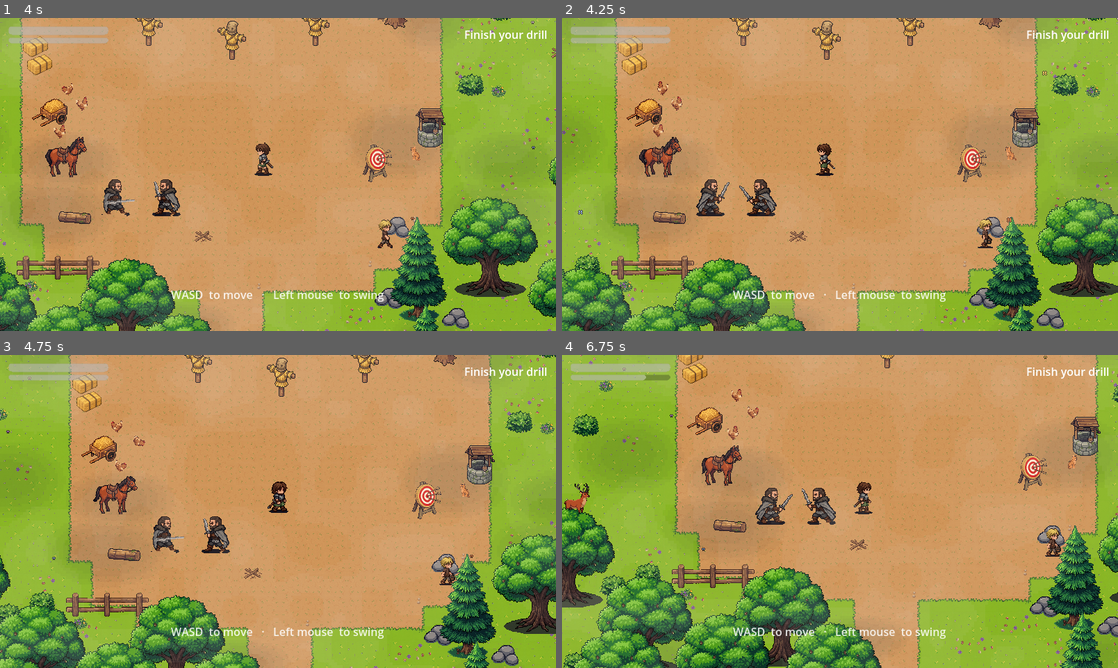
Above: before the commit, frames 1-4 (two rows, left to right).
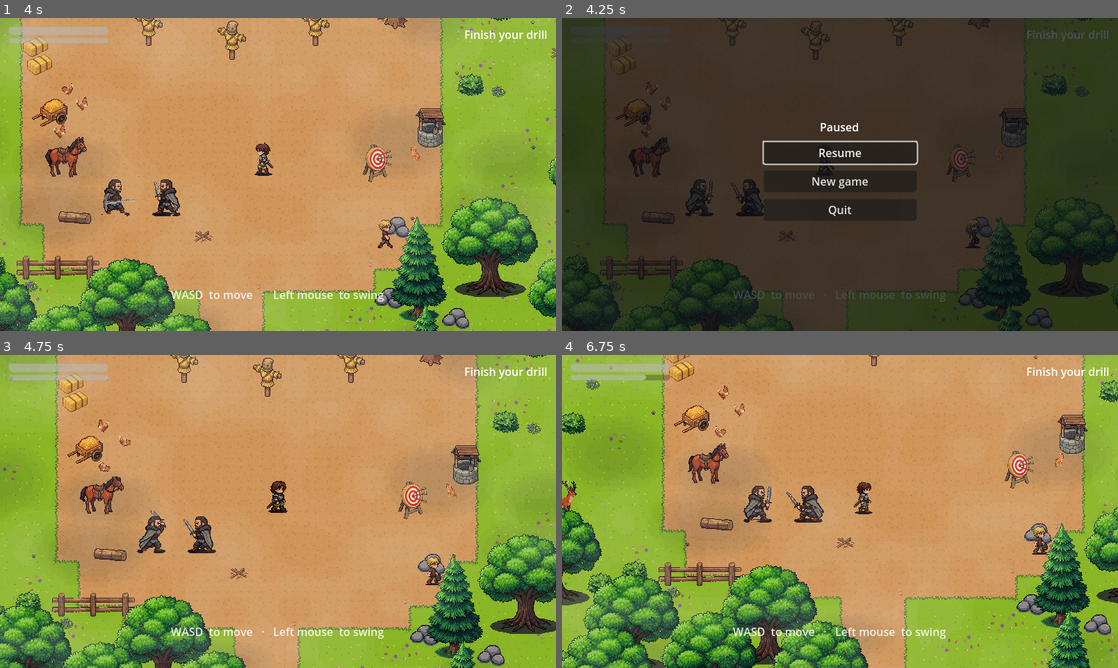
Above: after the commit, the same moments.

Repository: Ragefx/ASOIAF
Game: Godot game, scene res://scenes/Main.tscn
Two runs of this game, one before a commit and one after it. Both use one fixed random seed, a clock stepped at 60 frames per second and the inputs below.
Inputs (mouse positions are in pixels of both pictures, inside the frame that each line leads up to):
- Up to frame 1 (4 s): move the mouse to (400, 158) at 0.52 s; hold D (move_right) 0.53-1.28 s; hold Shift (run) 0.53-1.28 s; click (400, 158) at 0.67 s; move the mouse to (166, 190) at 1.27 s; hold S (move_down) 1.28-2.03 s; click (166, 190) at 1.35 s; tap Shift (run) at 1.55, 2.3, 3.05 s; move the mouse to (333, 105) at 2.02 s; hold D (move_right) 2.03-2.78 s; hold Space (dodge) 2.03-2.78 s; move the mouse to (250, 237) at 2.77 s; hold W (move_up) 2.78-3.53 s; tap E (interact) at 2.85 s; click (250, 237) at 2.92 s; move the mouse to (444, 221) at 3.52 s; hold A (move_left) from 3.53 s (still down); hold Shift (run) from 3.53 s (still down)
- Up to frame 2 (4.25 s): keep holding A (move_left); keep holding Shift (run); tap Escape (ui_cancel) at 4.15 s
- Up to frame 3 (4.75 s): release A (move_left) at 4.25 s; release Shift (run) at 4.25 s; click (278, 489) at 4.25 s, where only the run after the commit has a clickable "Resume"
- Up to frame 4 (6.75 s): move the mouse to (673, 464) at 5.02 s; hold A (move_left) 5.03-5.78 s; tap Shift (run) at 5.1, 6.05 s; move the mouse to (867, 511) at 5.77 s; press the mouse at (867, 511) at 5.78 s; hold S (move_down) 5.78-6.53 s; move the mouse to (756, 433) at 6.52 s; release the mouse at (756, 433) at 6.53 s; hold D (move_right) from 6.53 s (still down); tap Space (dodge) at 6.6 s

Frame 1 is identical in both runs. In frame 2, 98% of the frame differs, in the area x 0-100%, y 0-100%; in frame 3, 27%; in frame 4, 31%.

Commit message:
Play each scene's music, add a pause menu, list the art still to make
- SceneDirector plays the music bed of the scene now playing out on a
  level (the latest scene there whose flags are met), and a dialogue
  line can change it: the sentence (s1_03 n50) and the carcass (s1_04
  n10) are played in silence, as their stage directions ask. No music
  files exist yet, so for now this only logs what it would play.
- Esc pauses: Resume, New game (asks twice, forgets the autosave and
  every flag, reopens Chapter 1), Quit. Until now an autosave meant the
  game could never be started over from inside it.
- tools/godot/test_systems.gd: music per level and by line, autosave and
  continue restoring level/flags/quests, pause and New game - 17 checks,
  all pass.
- docs/ART_BACKLOG.md: every piece of art the rest of Act 1 needs, with
  prompts' intent and costs (about 1,000 credits), so it can be approved
  in one pass; plus the audio decision.

Co-Authored-By: Claude Opus 5.5 <noreply@anthropic.com>
Claude-Session: https://claude.ai/code/session_01CpyvPmprieFHcwKXWyZVJW

Diff:
--- a/autoload/dialogue_system.gd
+++ b/autoload/dialogue_system.gd
@@ -100,6 +100,11 @@
 			_finish()
 		return
 
+	# A line can change the score as it is spoken: "none" is the scripted silence at
+	# the execution and at the carcass.
+	if node.has("music"):
+		AudioManager.play_music(String(node["music"]))
+
 	line_shown.emit(
 		String(node.get("speaker", "narrator")),
 		String(node.get("portrait", "")),
--- a/autoload/scene_director.gd
+++ b/autoload/scene_director.gd
@@ -47,6 +47,7 @@
 	_place_player(level, spawn)
 
 	level_changed.emit(level_id)
+	_play_level_music(level_id)
 	await _fade_in()
 	is_transitioning = false
 	transition_finished.emit()
@@ -89,6 +90,19 @@
 		DialogueSystem.start_scene(act_id, String(first["scene_id"]))
 
 
+## The music bed of the scene now playing out on this level: the latest scene in the
+## act that takes place here and whose requires_flags are met (the castle yard is
+## scene 2's before the pups are found and scene 5's after). Dialogue nodes can
+## override it with their own "music" key - see DialogueSystem._goto().
+func _play_level_music(level_id: String) -> void:
+	var track := ""
+	for scene in DialogueSystem.get_act(GameManager.current_act).get("scenes", []):
+		if scene.get("level") == level_id and GameManager.check_flags(scene.get("requires_flags", [])):
+			track = String(scene.get("music", ""))
+	if track != "":
+		AudioManager.play_music(track)
+
+
 ## Enters a scene's graph part-way, for trigger volumes and the wave director.
 func play_scene(scene_id: String, from_node: String = "") -> void:
 	DialogueSystem.start_scene(GameManager.current_act, scene_id, from_node)
--- a/data/scenes/act_1.json
+++ b/data/scenes/act_1.json
@@ -746,7 +746,8 @@
               "!act1_deserter_executed"
             ],
             "direction": "The camera leaves Torren here and drifts to Bran. It stays on Bran until the scene ends. It never frames the block.",
-            "next": "n51"
+            "next": "n51",
+            "music": "none"
           },
           "n51": {
             "speaker": "eddard_stark",
@@ -831,7 +832,8 @@
             "next": "n11",
             "requires_flags": [
               "!act1_saw_direwolf"
-            ]
+            ],
+            "music": "none"
           },
           "n11": {
             "speaker": "theon_greyjoy",
--- a/scenes/Main.tscn
+++ b/scenes/Main.tscn
@@ -1,8 +1,9 @@
-[gd_scene load_steps=4 format=3]
+[gd_scene load_steps=5 format=3]
 
 [ext_resource type="Script" path="res://scripts/ui/main.gd" id="1"]
 [ext_resource type="PackedScene" path="res://scenes/ui/DialogueUI.tscn" id="2"]
 [ext_resource type="PackedScene" path="res://scenes/ui/HUD.tscn" id="3"]
+[ext_resource type="Script" path="res://scripts/ui/pause_menu.gd" id="4"]
 
 [node name="Main" type="Node"]
 script = ExtResource("1")
@@ -25,3 +26,6 @@
 anchor_bottom = 1.0
 color = Color(0, 0, 0, 1)
 mouse_filter = 2
+
+[node name="PauseMenu" type="CanvasLayer" parent="."]
+script = ExtResource("4")
--- /dev/null
+++ b/scripts/ui/pause_menu.gd
@@ -0,0 +1,82 @@
+extends CanvasLayer
+## Esc pauses the game: Resume, New game, Quit. The game otherwise always continues
+## from its autosave on launch (scripts/ui/main.gd), so this is the only way back to
+## the start of Chapter 1 short of deleting user://saves by hand. New game asks twice.
+
+var _panel: Control
+var _new_game: Button
+var _confirming := false
+
+
+func _ready() -> void:
+	layer = 90
+	process_mode = Node.PROCESS_MODE_ALWAYS
+	_build()
+	_panel.visible = false
+
+
+func _unhandled_input(event: InputEvent) -> void:
+	if event.is_action_pressed("ui_cancel") and not SceneDirector.is_transitioning:
+		_set_open(not _panel.visible)
+		get_viewport().set_input_as_handled()
+
+
+func _set_open(open: bool) -> void:
+	_panel.visible = open
+	get_tree().paused = open
+	_confirming = false
+	_new_game.text = "New game"
+	if open:
+		_panel.get_node("Box/Resume").grab_focus()
+
+
+func _build() -> void:
+	_panel = ColorRect.new()
+	(_panel as ColorRect).color = Color(0.03, 0.04, 0.06, 0.72)
+	_panel.set_anchors_preset(Control.PRESET_FULL_RECT)
+	add_child(_panel)
+	var box := VBoxContainer.new()
+	box.name = "Box"
+	box.set_anchors_preset(Control.PRESET_CENTER)
+	box.add_theme_constant_override("separation", 10)
+	box.custom_minimum_size = Vector2(220, 0)
+	box.position = Vector2(-110, -80)
+	_panel.add_child(box)
+	var title := Label.new()
+	title.text = "Paused"
+	title.horizontal_alignment = HORIZONTAL_ALIGNMENT_CENTER
+	box.add_child(title)
+	_add_button(box, "Resume", "Resume", func() -> void: _set_open(false))
+	_new_game = _add_button(box, "NewGame", "New game", _on_new_game)
+	_add_button(box, "Quit", "Quit", func() -> void: get_tree().quit())
+
+
+func _add_button(box: Control, node_name: String, text: String, action: Callable) -> Button:
+	var b := Button.new()
+	b.name = node_name
+	b.text = text
+	b.pressed.connect(action)
+	box.add_child(b)
+	return b
+
+
+func _on_new_game() -> void:
+	if not _confirming:
+		_confirming = true
+		_new_game.text = "Start over? Press again"
+		return
+	_set_open(false)
+	start_new_game()
+
+
+## Forgets the autosave and every flag, trait and quest, then opens Chapter 1 as a
+## first launch would.
+func start_new_game() -> void:
+	if SaveSystem.has_save(SaveSystem.AUTOSAVE_SLOT):
+		DirAccess.remove_absolute(SaveSystem.slot_path(SaveSystem.AUTOSAVE_SLOT))
+	if DialogueSystem.is_running:
+		DialogueSystem._finish()
+	GameManager.from_dict({})
+	QuestSystem.from_dict({})
+	SceneDirector.current_level = ""
+	SceneDirector.begin_act("act_1")
--- /dev/null
+++ b/tools/godot/test_systems.gd
@@ -0,0 +1,112 @@
+extends SceneTree
+## Checks the plumbing around the scenes rather than a playthrough:
+##
+##   xvfb-run -s "-screen 0 2560x1440x24" godot --path . --resolution 2560x1440 \
+##       -s tools/godot/test_systems.gd
+##
+## Needs a fresh start (no autosave in user://saves); leaves one behind, like a player.
+## - each level picks its scene's music bed, and a dialogue line can cut it
+## - a level transition autosaves; the autosave restores level, flags and quests
+## - Esc pauses; New game (pressed twice) forgets everything and reopens Chapter 1
+
+var failures := 0
+var SD: Node
+var DS: Node
+var GM: Node
+var SS: Node
+var AM: Node
+var QS: Node
+
+
+func _initialize() -> void:
+	change_scene_to_file("res://scenes/Main.tscn")
+	_run.call_deferred()
+
+
+func _run() -> void:
+	SD = root.get_node("SceneDirector")
+	DS = root.get_node("DialogueSystem")
+	GM = root.get_node("GameManager")
+	SS = root.get_node("SaveSystem")
+	AM = root.get_node("AudioManager")
+	QS = root.get_node("QuestSystem")
+	await _wait(3.0)
+	_check(SD.current_level == "winterfell_training_yard", "fresh start opens the training yard")
+	_check(AM.current_track == "winterfell_morning", "training yard plays its scene's bed (%s)" % AM.current_track)
+
+	# --- music by level and by line ---------------------------------------------
+	for f in ["act1_drill_done", "act1_heard_king_coming"]:
+		GM.set_flag(f)
+	await _goto("winterfell_yard", "armoury_door")
+	_check(AM.current_track == "winterfell_busy", "castle yard plays Preparing for a King's bed (%s)" % AM.current_track)
+	await _end_dialogue()
+	for f in ["act1_talked_rodrik", "act1_winterfell_prepared"]:
+		GM.set_flag(f)
+	await _goto("wolfswood_holdfast", "treeline")
+	_check(AM.current_track == "north_cold_open", "the Wolfswood plays its bed (%s)" % AM.current_track)
+	await _end_dialogue()
+	GM.set_flag("act1_ring_formed")
+	DS.start_scene("act_1", "s1_03_the_deserter", "n50")
+	_check(AM.current_track == "none", "the sentence is played in silence")
+	await _end_dialogue()
+
+	# --- autosave and continue --------------------------------------------------
+	_check(SS.has_save(0), "the level transition autosaved")
+	var saved: Dictionary = JSON.parse_string(FileAccess.get_file_as_string(SS.slot_path(0)))
+	_check(saved.get("level") == "wolfswood_holdfast", "the autosave is of the Wolfswood")
+	GM.set_flag("act1_test_marker")
+	SS.load_game(0)
+	await _wait(1.5)
+	_check(SD.current_level == "wolfswood_holdfast", "continuing restores the level")
+	_check(GM.has_flag("act1_winterfell_prepared") and not GM.has_flag("act1_test_marker"),
+		"continuing restores the flags as they were saved")
+	_check(QS.active.size() > 0, "continuing restores the quests")
+	await _end_dialogue()
+
+	# --- pause and New game -----------------------------------------------------
+	var menu := root.find_child("PauseMenu", true, false)
+	_check(menu != null, "pause menu present")
+	var esc := InputEventAction.new(); esc.action = "ui_cancel"; esc.pressed = true
+	Input.parse_input_event(esc)
+	await _wait(0.2)
+	_check(paused, "Esc pauses the game")
+	var new_game := menu.find_child("NewGame", true, false) as Button
+	new_game.pressed.emit()
+	_check(paused and new_game.text != "New game", "New game asks for confirmation first")
+	new_game.pressed.emit()
+	await _wait(3.5)
+	_check(not paused, "the game runs again")
+	_check(SD.current_level == "winterfell_training_yard", "New game reopens the training yard")
+	_check(not GM.has_flag("act1_winterfell_prepared") and not GM.has_flag("act1_drill_done"), "New game forgets every flag")
+	var obj := root.find_child("ObjectiveLabel", true, false) as Label
+	_check(obj != null and obj.text == "Finish your drill", "objective is back to Finish your drill (%s)" % (obj.text if obj else ""))
+
+	print("SYSTEMS %s (%d failure(s))" % ["PASS" if failures == 0 else "FAIL", failures])
+	quit(1 if failures else 0)
+
+
+func _goto(level: String, spawn: String) -> void:
+	SD.goto_level(level, spawn)
+	await _wait(1.6)
+
+
+func _end_dialogue() -> void:
+	await _wait(0.5)
+	var steps := 0
+	while DS.is_running and steps < 60:
+		if not DS._pending_choices.is_empty():
+			DS.choose(0)
+		else:
+			DS.advance()
+		steps += 1
+		await _wait(0.03)
+
+
+func _check(ok: bool, what: String) -> void:
+	print(("PASS  " if ok else "FAIL  ") + what)
+	if not ok:
+		failures += 1
+
+
+func _wait(t: float) -> void:
+	await create_timer(t, true).timeout
Not shown, changed: README.md
Not shown, added: docs/ART_BACKLOG.md
